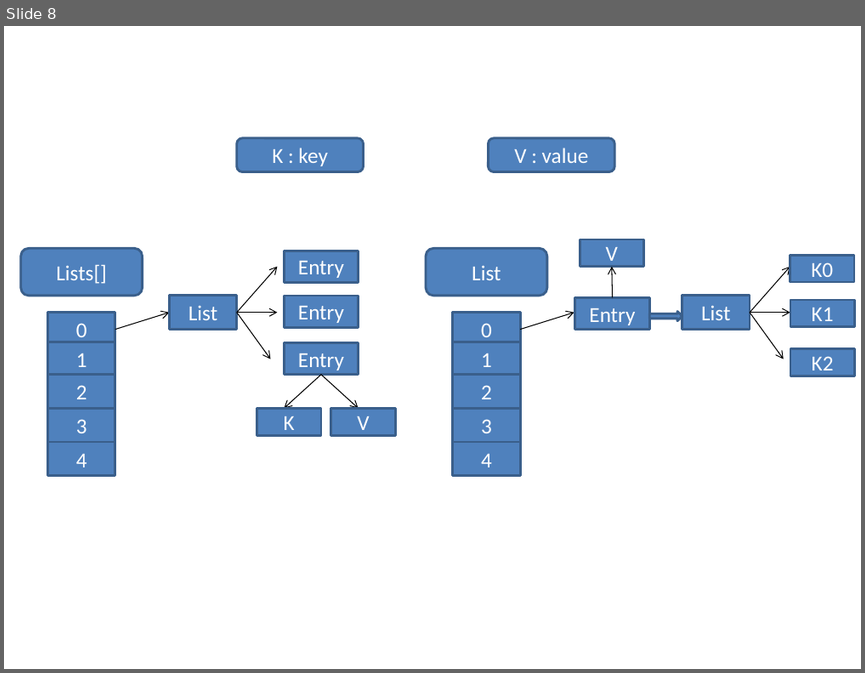
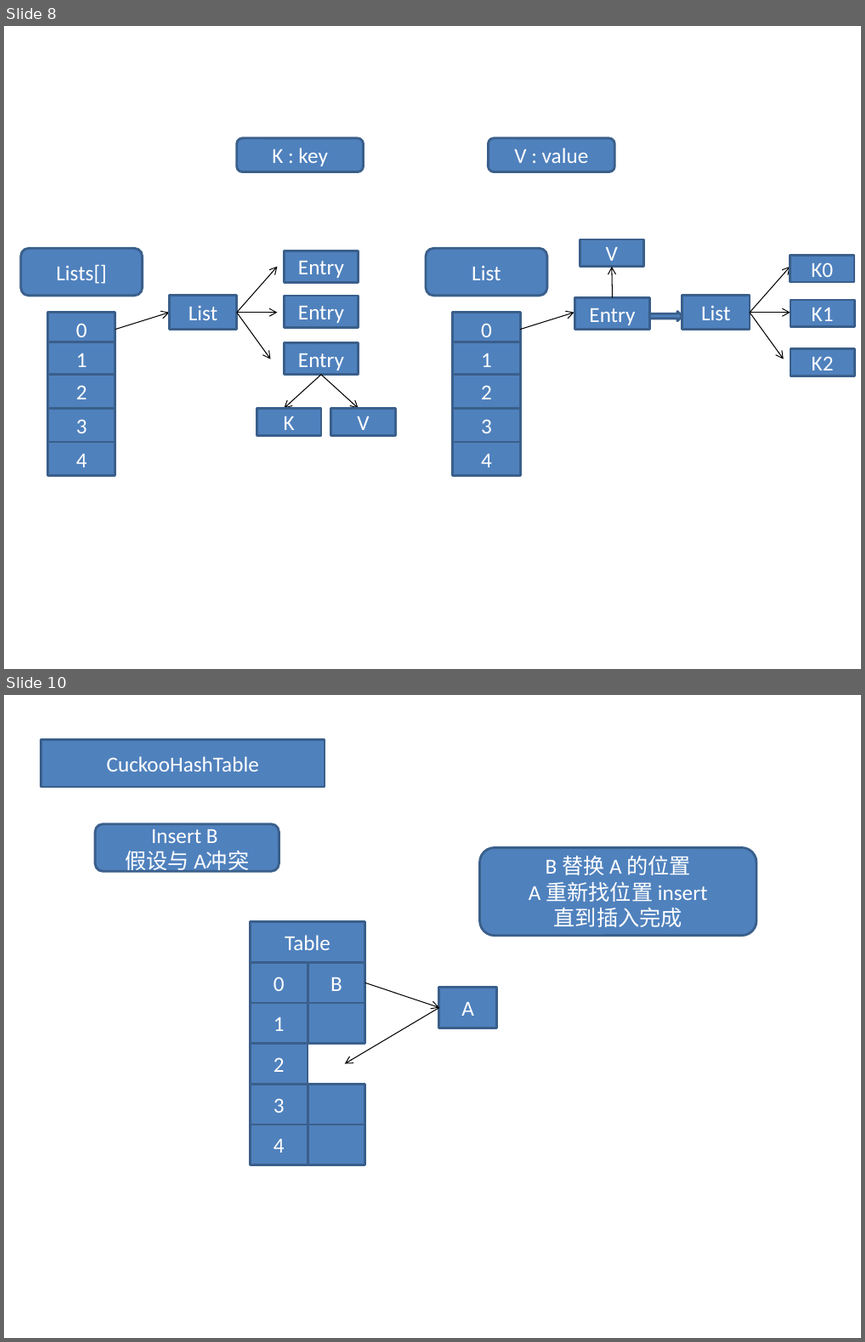
Before and after one commit to LearningPracticeTheory/Data-Structure, a slide deck: JDS5/JDS5.pptx. Shown one above the other, each under a label of ours: slide 8 before the commit, slides 8 and 10 after it; the slides between them are not shown. The pictures are 865x673 and 865x1342 pixels, drawn with LibreOffice and Linux fonts; fonts in the diff are those of the drawing. Boxes give left, top, right and bottom in pixels: in the first picture for what was removed or moved away, otherwise in the second. Text is boxed around its words. In the diff, an @@ line names an element or a change of style, - is before the commit and + after.

```diff
--- a/JDS5/JDS5.pptx
+++ b/JDS5/JDS5.pptx
@@ slide 10 added at [4, 695, 861, 1338], background #FFFFFF @@
@@ rectangle added at [41, 739, 324, 787], fill #4F81BD, outline #3A5F8C 2 pt, 18 pt, text #FFFFFF @@
+CuckooHashTable
@@ rounded rectangle added at [95, 824, 279, 872], fill #4F81BD, outline #3A5F8C 2 pt, 18 pt, text #FFFFFF @@
+Insert B
+假设与 A冲突
@@ rounded rectangle added at [479, 847, 756, 935], fill #4F81BD, outline #3A5F8C 2 pt, 18 pt, text #FFFFFF @@
+B 替换 A 的位置
+A 重新找位置 insert
+直到插入完成
@@ rectangle added at [250, 922, 364, 962], fill #4F81BD, outline #3A5F8C 2 pt, 18 pt, text #FFFFFF @@
+Table
@@ rectangle added at [250, 962, 307, 1003], fill #4F81BD, outline #3A5F8C 2 pt, 18 pt, text #FFFFFF @@
+0
@@ rectangle added at [307, 962, 364, 1003], fill #4F81BD, outline #3A5F8C 2 pt, 18 pt, text #FFFFFF @@
+B
@@ arrow added from (364, 983) to (439, 1008), #000000 0.75 pt @@
@@ rectangle added at [439, 987, 497, 1027], fill #4F81BD, outline #3A5F8C 2 pt, 18 pt, text #FFFFFF @@
+A
@@ rectangle added at [250, 1003, 307, 1043], fill #4F81BD, outline #3A5F8C 2 pt, 18 pt, text #FFFFFF @@
+1
@@ rectangle added at [307, 1003, 364, 1043], fill #4F81BD, outline #3A5F8C 2 pt @@
@@ arrow added from (439, 1008) to (345, 1063), #000000 0.75 pt @@
@@ rectangle added at [250, 1043, 307, 1083], fill #4F81BD, outline #3A5F8C 2 pt, 18 pt, text #FFFFFF @@
+2
@@ rectangle added at [250, 1084, 307, 1124], fill #4F81BD, outline #3A5F8C 2 pt, 18 pt, text #FFFFFF @@
+3
@@ rectangle added at [307, 1084, 364, 1124], fill #4F81BD, outline #3A5F8C 2 pt @@
@@ rectangle added at [250, 1124, 307, 1164], fill #4F81BD, outline #3A5F8C 2 pt, 18 pt, text #FFFFFF @@
+4
@@ rectangle added at [307, 1124, 364, 1164], fill #4F81BD, outline #3A5F8C 2 pt @@
```
Also in this commit, not shown: 6 other slides added, 2 other files.
